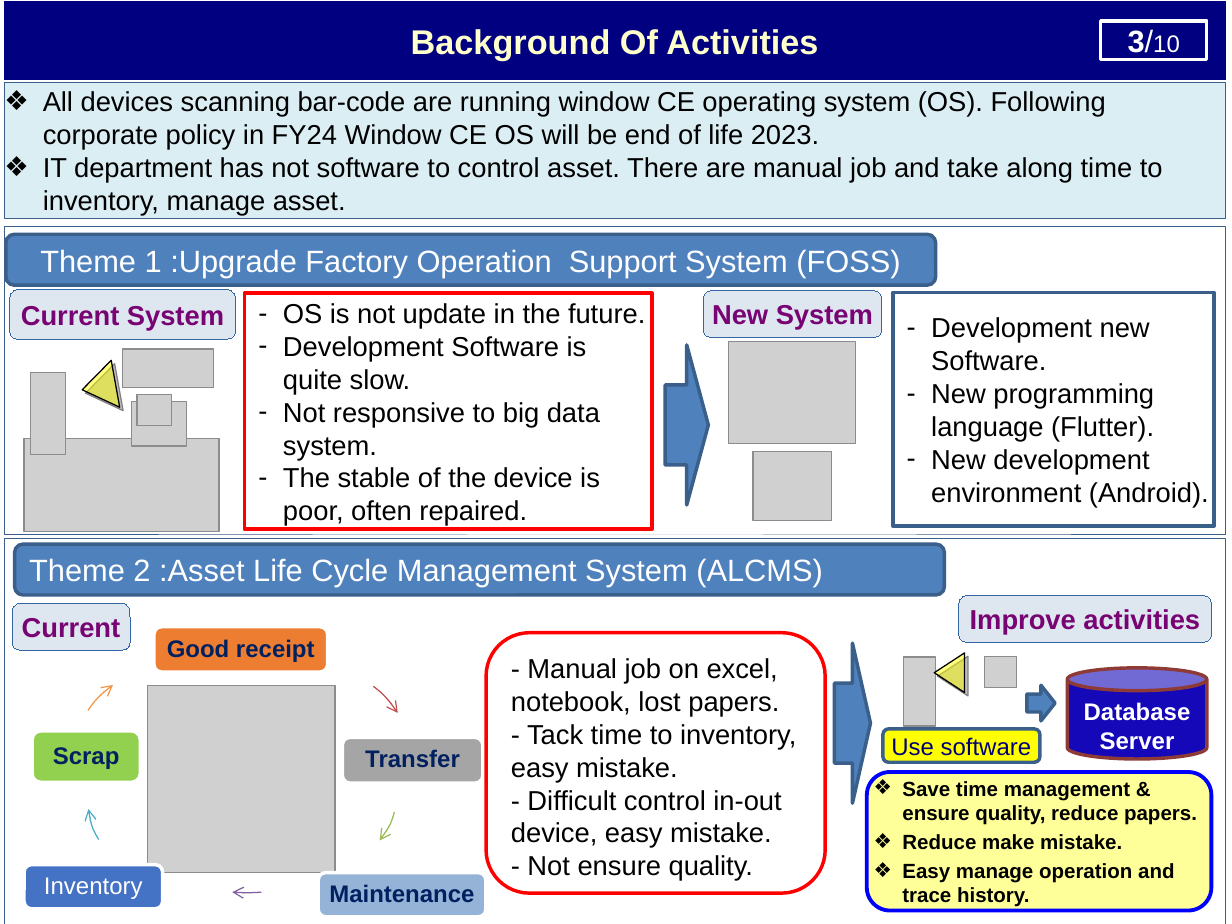
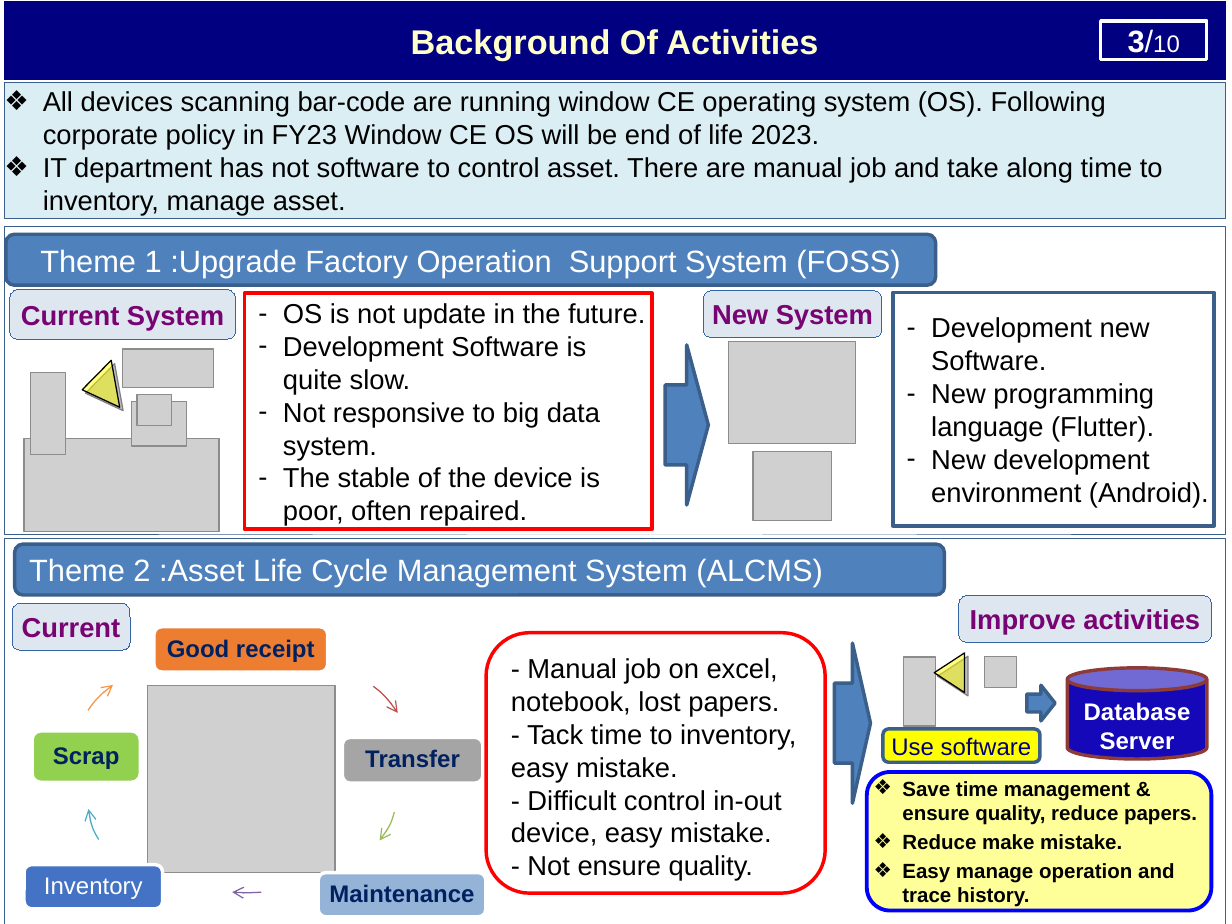
Before and after one commit to thietbicongnghevietnam/ReportPSNV, a slide deck: slide 4 of Report_test.pptx. Drawn at 1232x924 pixels with LibreOffice and Linux fonts; fonts in the diff are those of the drawing; grey boxes stand for pictures. Boxes give left, top, right and bottom in pixels: in the first picture for what was removed or moved away, otherwise in the second. Text is boxed around its words. In the diff, an @@ line names an element or a change of style, - is before the commit and + after.

```diff
--- a/Report_test.pptx
+++ b/Report_test.pptx
@@ text in rectangle at [43, 91, 1106, 150]: text changed @@
-❖ All devices scanning bar-code are running window CE operating system (OS). Following corporate policy in FY24 Window CE OS will be end of life 2023.
+❖ All devices scanning bar-code are running window CE operating system (OS). Following corporate policy in FY23 Window CE OS will be end of life 2023.
```
Also in this commit, not shown: 8 other slides changed, 1 slide added, 9 other files.
